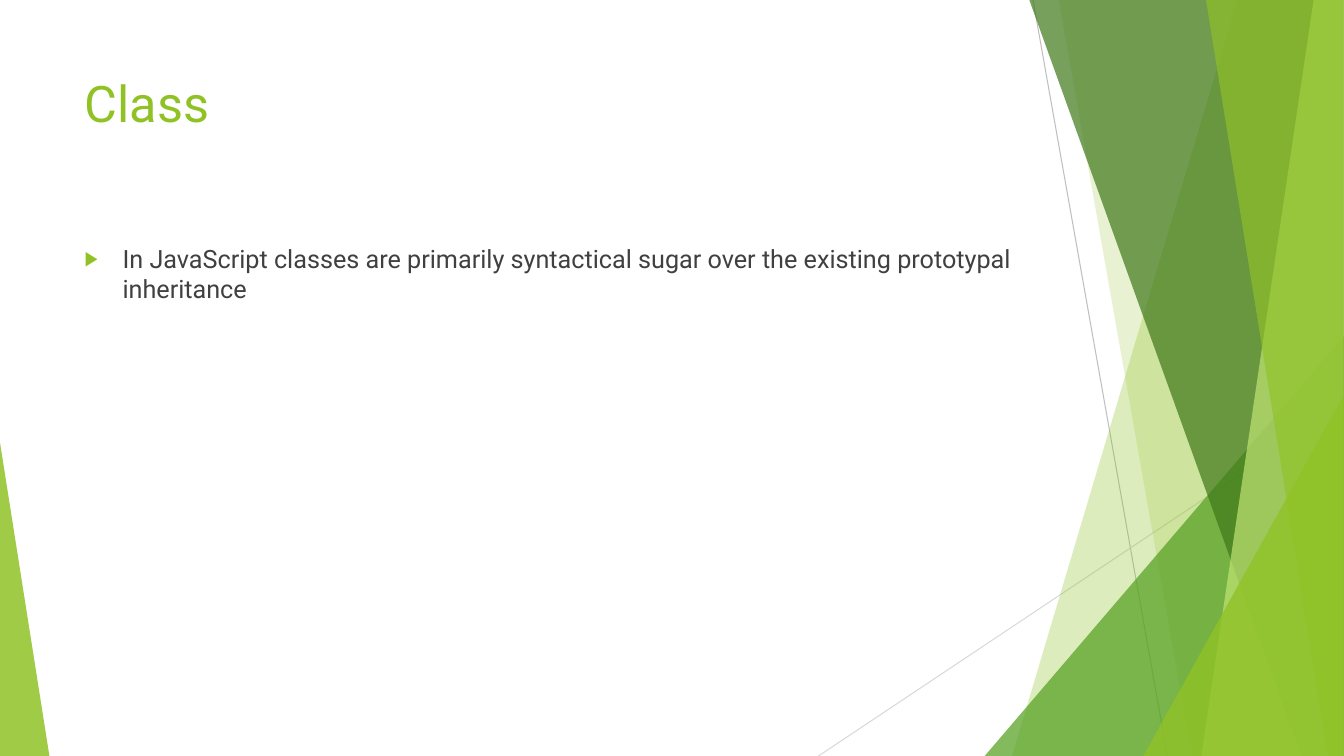
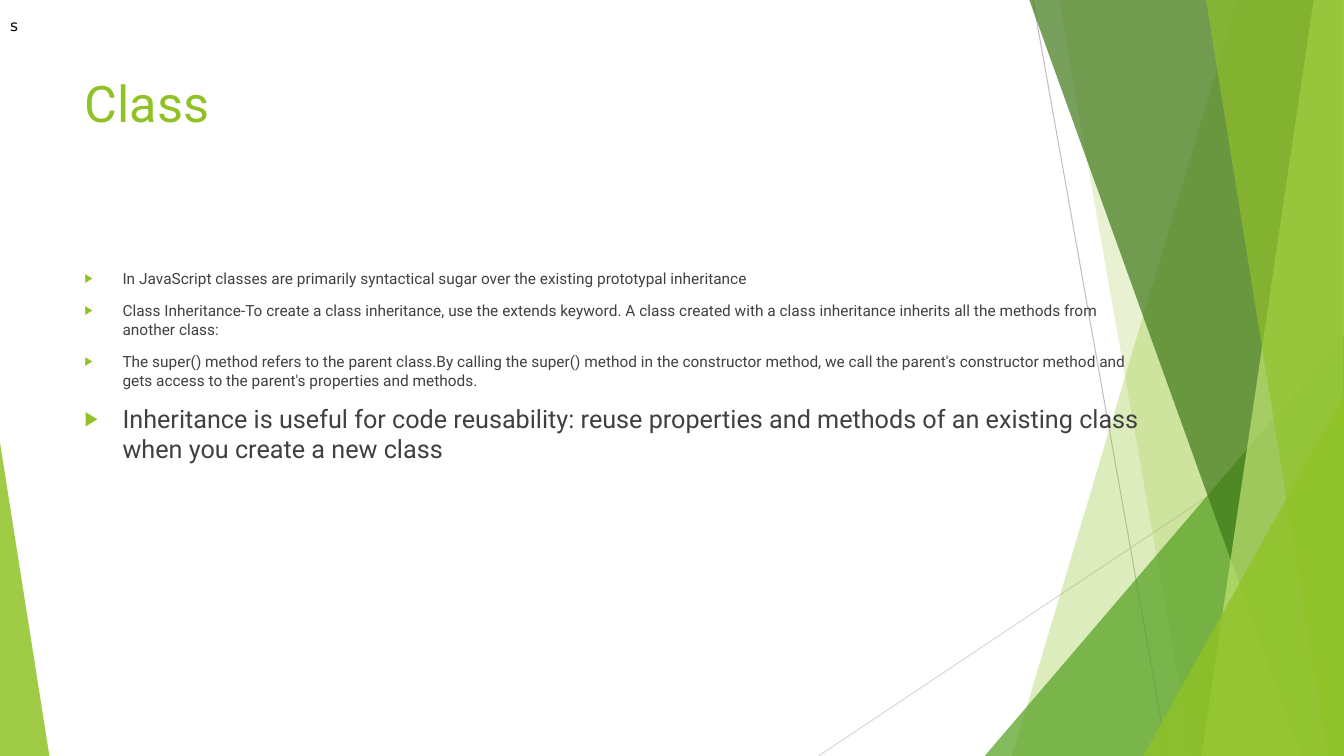
Before and after one commit to divyaparyani67/JavaScript_BAsics, a slide deck: slide 8 of JavaScript Advance/JavaScript Advance.pptx. Drawn at 1344x756 pixels with LibreOffice and Linux fonts; fonts in the diff are those of the drawing. Boxes give left, top, right and bottom in pixels: in the first picture for what was removed or moved away, otherwise in the second. Text is boxed around its words. In the diff, an @@ line names an element or a change of style, - is before the commit and + after.

```diff
--- a/JavaScript Advance/JavaScript Advance.pptx
+++ b/JavaScript Advance/JavaScript Advance.pptx
@@ text added at box(10, 22, 18, 32), 11 pt, text #000000 @@
+s
@@ text "In JavaScript classes are primarily ...": place and size @@
-text "In JavaScript classes are primarily ..." at box(123, 249, 1010, 299)
+text "In JavaScript classes are primarily ..." at box(123, 272, 1138, 464)
@@ text at box(123, 272, 746, 288): size 18 to 11 pt in "In JavaScript classes are primarily syntactical sugar ..." @@
@@ text at box(123, 302, 1138, 464): paragraphs added @@
+▶ Class Inheritance-To create a class inheritance, use the extends keyword. A class created with a class inheritance inherits all the methods from another class:
+▶ The super() method refers to the parent class.By calling the super() method in the constructor method, we call the parent's constructor method and gets access to the parent's properties and methods.
+▶ Inheritance is useful for code reusability: reuse properties and methods of an existing class when you create a new class
```
Also in this commit, not shown: 2 other slides changed, 2 other files.
